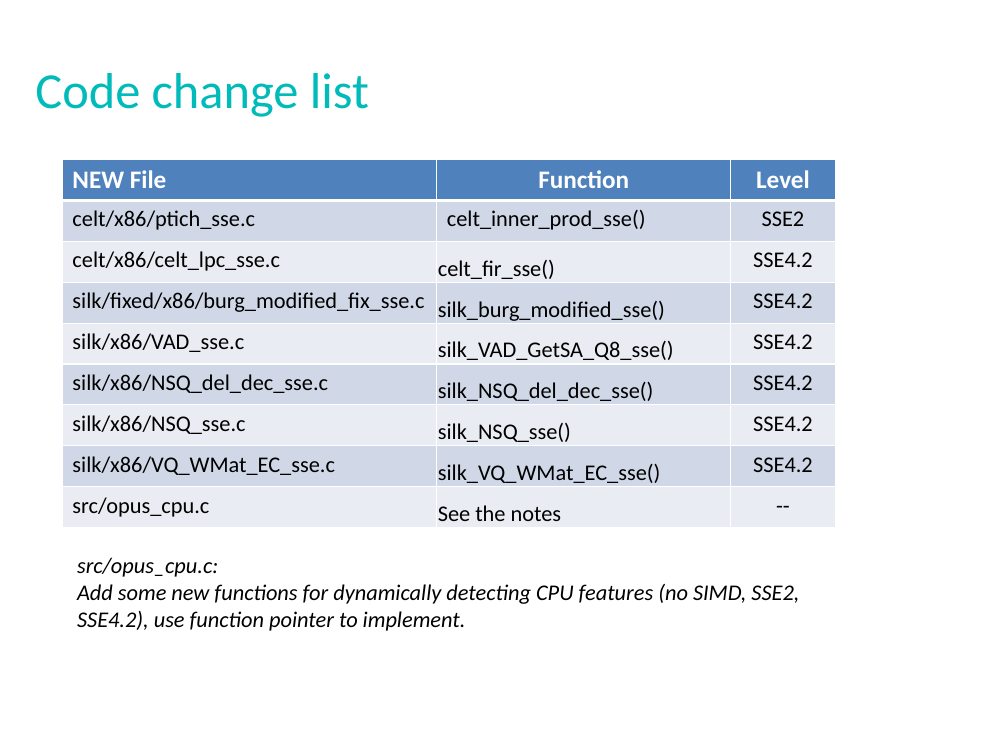
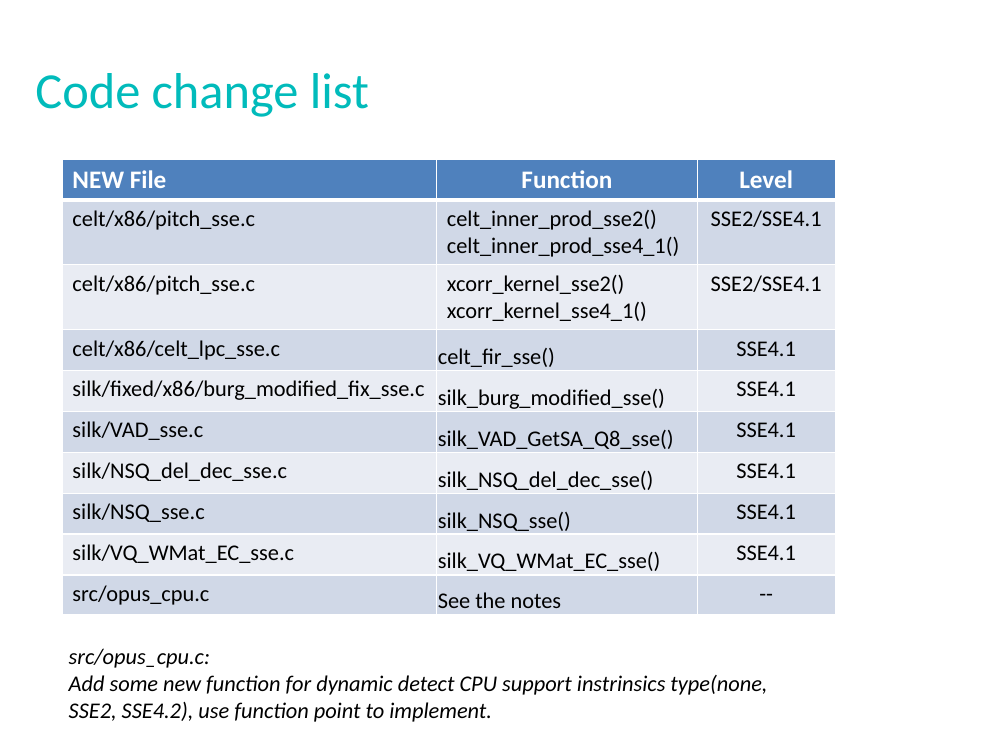
Before and after one commit to cisco/opus, a slide deck: slide 8 of cisco-opus-optimization.pptx (slide 7 before the commit). Drawn at 1008x756 pixels with LibreOffice and Linux fonts; fonts in the diff are those of the drawing. Boxes give left, top, right and bottom in pixels: in the first picture for what was removed or moved away, otherwise in the second. Text is boxed around its words. In the diff, an @@ line names an element or a change of style, - is before the commit and + after.

```diff
--- a/cisco-opus-optimization.pptx
+++ b/cisco-opus-optimization.pptx
@@ table at (62, 159, 835, 613) @@
-row 2: celt/x86/ptich_sse.c | celt_inner_prod_sse() | SSE2
-row 3: celt/x86/celt_lpc_sse.c | celt_fir_sse() | SSE4.2
-row 4: silk/fixed/x86/burg_modified_fix_sse.c | silk_burg_modified_sse() | SSE4.2
-row 5: silk/x86/VAD_sse.c | silk_VAD_GetSA_Q8_sse() | SSE4.2
-row 6: silk/x86/NSQ_del_dec_sse.c | silk_NSQ_del_dec_sse() | SSE4.2
-row 7: silk/x86/NSQ_sse.c | silk_NSQ_sse() | SSE4.2
-row 8: silk/x86/VQ_WMat_EC_sse.c | silk_VQ_WMat_EC_sse() | SSE4.2
+row 2: celt/x86/pitch_sse.c | celt_inner_prod_sse2() / celt_inner_prod_sse4_1() | SSE2/SSE4.1
+row 3: celt/x86/pitch_sse.c | xcorr_kernel_sse2() / xcorr_kernel_sse4_1() | SSE2/SSE4.1
+row 4: celt/x86/celt_lpc_sse.c | celt_fir_sse() | SSE4.1
+row 5: silk/fixed/x86/burg_modified_fix_sse.c | silk_burg_modified_sse() | SSE4.1
+row 6: silk/VAD_sse.c | silk_VAD_GetSA_Q8_sse() | SSE4.1
+row 7: silk/NSQ_del_dec_sse.c | silk_NSQ_del_dec_sse() | SSE4.1
+row 8: silk/NSQ_sse.c | silk_NSQ_sse() | SSE4.1
+row 9: silk/VQ_WMat_EC_sse.c | silk_VQ_WMat_EC_sse() | SSE4.1
@@ text "src/opus_cpu.c:": place and size @@
-text "src/opus_cpu.c:" at (77, 557, 799, 631)
+text "src/opus_cpu.c:" at (69, 648, 767, 722)
@@ text at (69, 675, 767, 722): text changed @@
-Add some new functions for dynamically detecting CPU features (no SIMD, SSE2, SSE4.2), use function pointer to implement.
+Add some new function for dynamic detect CPU support instrinsics type(none, SSE2, SSE4.2), use function point to implement.
```
Also in this commit, not shown: 7 other slides changed, 2 slides added, 1 slide removed.
